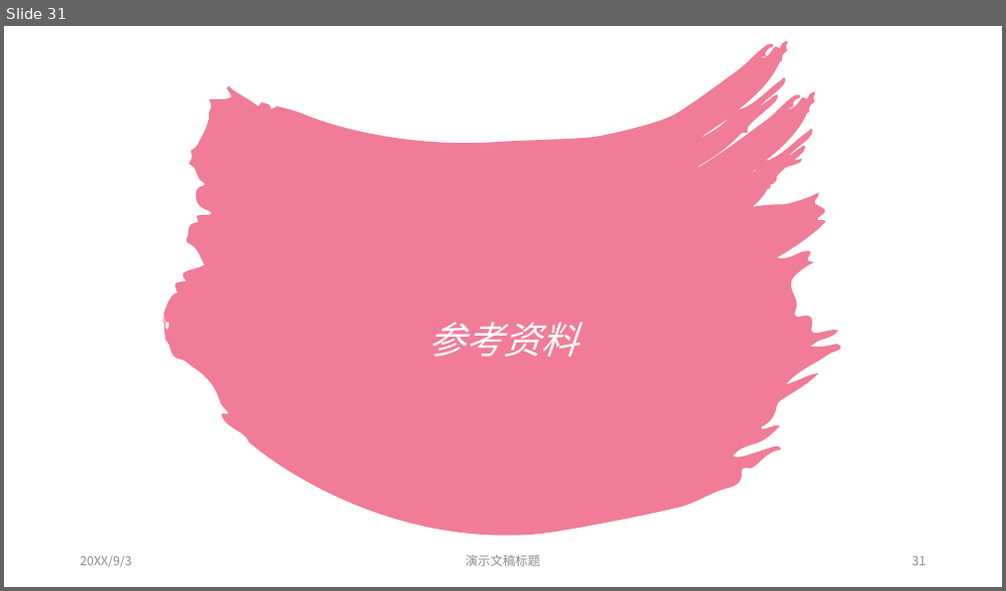
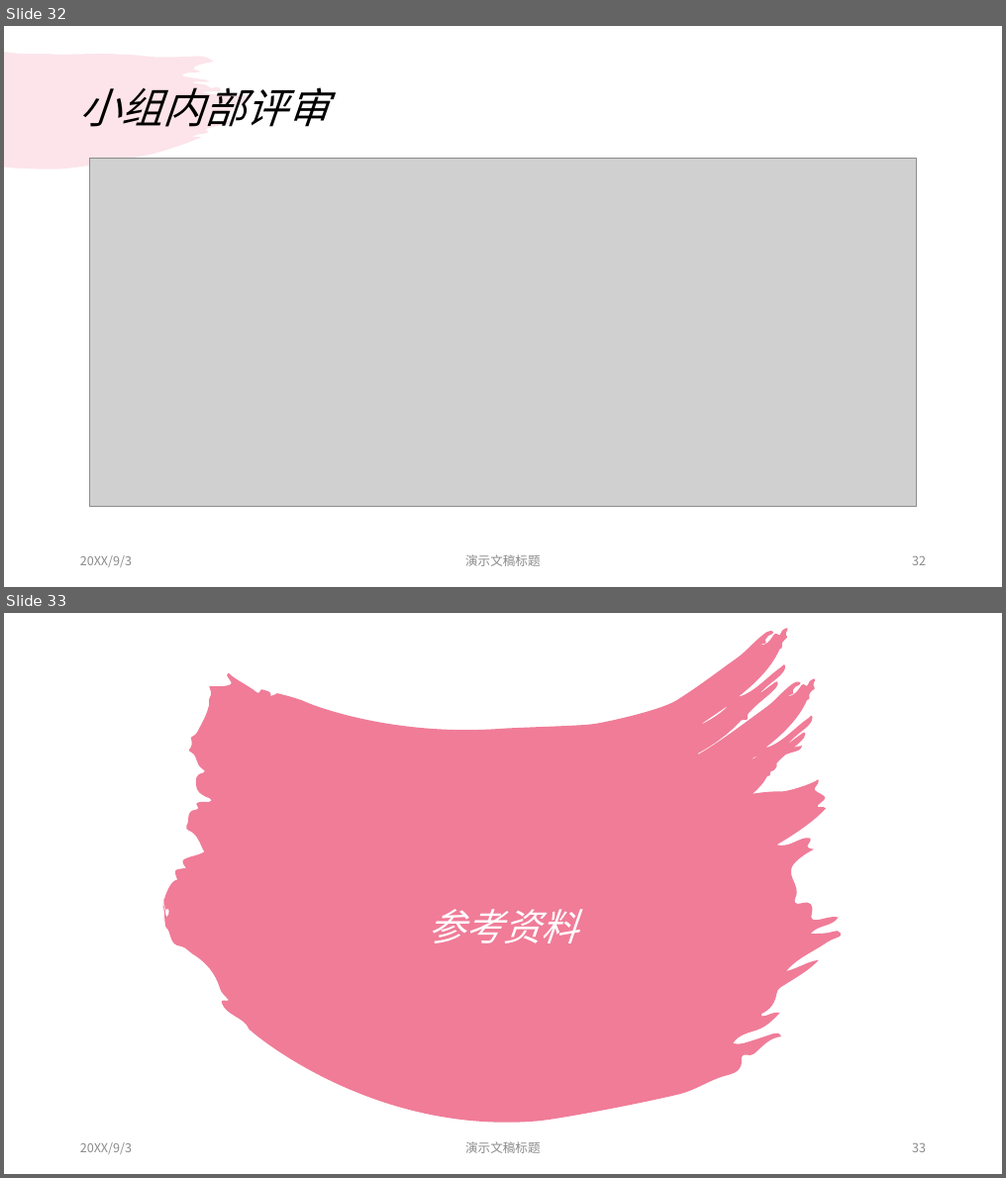
Before and after one commit to dreamtrueqaq/SRA2022-G12, a slide deck: 受控文档/需求分析/SRSppt/SRA2022-G12-srsppt0.0.1.pptx. Shown one above the other, each under a label of ours: slide 31 before the commit, slides 32 and 33 after it. The pictures are 1006x591 and 1006x1178 pixels, drawn with LibreOffice and Linux fonts; fonts in the diff are those of the drawing; grey boxes stand for pictures. Boxes give left, top, right and bottom in pixels: in the first picture for what was removed or moved away, otherwise in the second. Text is boxed around its words. In the diff, an @@ line names an element or a change of style, - is before the commit and + after.

```diff
--- a/受控文档/需求分析/SRSppt/SRA2022-G12-srsppt0.0.1.pptx
+++ b/受控文档/需求分析/SRSppt/SRA2022-G12-srsppt0.0.1.pptx
@@ slide 32 added at box(4, 26, 1002, 587), background #FFFFFF @@
@@ freeform shape added at box(4, 52, 252, 169), fill #F07C98 at 20% opacity @@
@@ title added at box(80, 87, 330, 127), 40 pt, text #000000, italic @@
+小组内部评审
@@ picture added at box(89, 159, 916, 507) @@
@@ text added at box(80, 556, 132, 568), 12 pt, text #8C8C8C @@
+20XX/9/3
@@ text added at box(465, 555, 541, 567), 12 pt, text #8C8C8C @@
+演示文稿标题
@@ page number added at box(912, 557, 926, 566), 12 pt, text #8C8C8C @@
+32
@@ what was slide 31 is now slide 33 @@
@@ page number at box(912, 1144, 926, 1153): text changed @@
-31
+33
```
Also in this commit, not shown: 5 slides changed, 1 other slide added, 2 other files.
